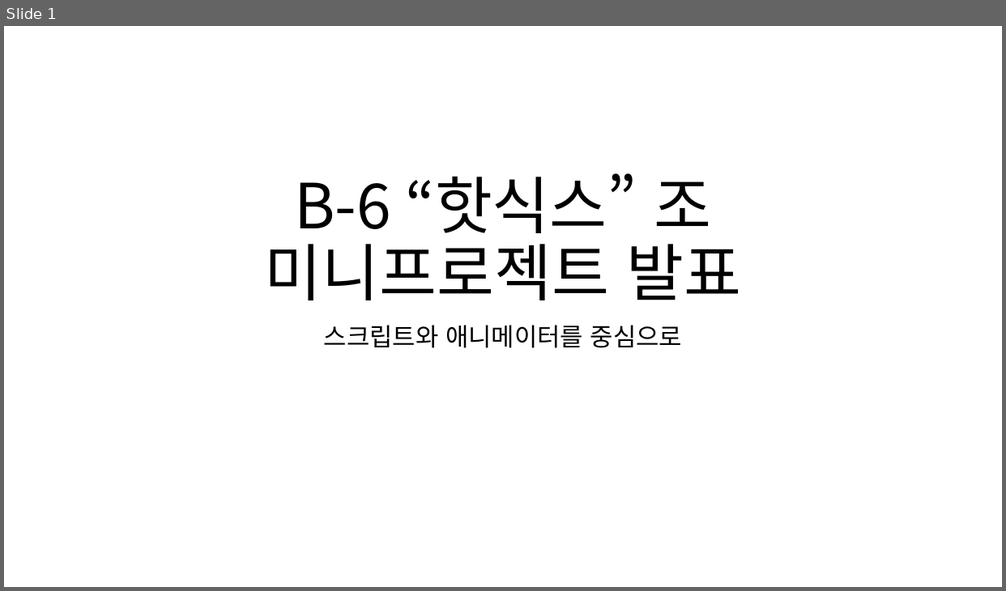
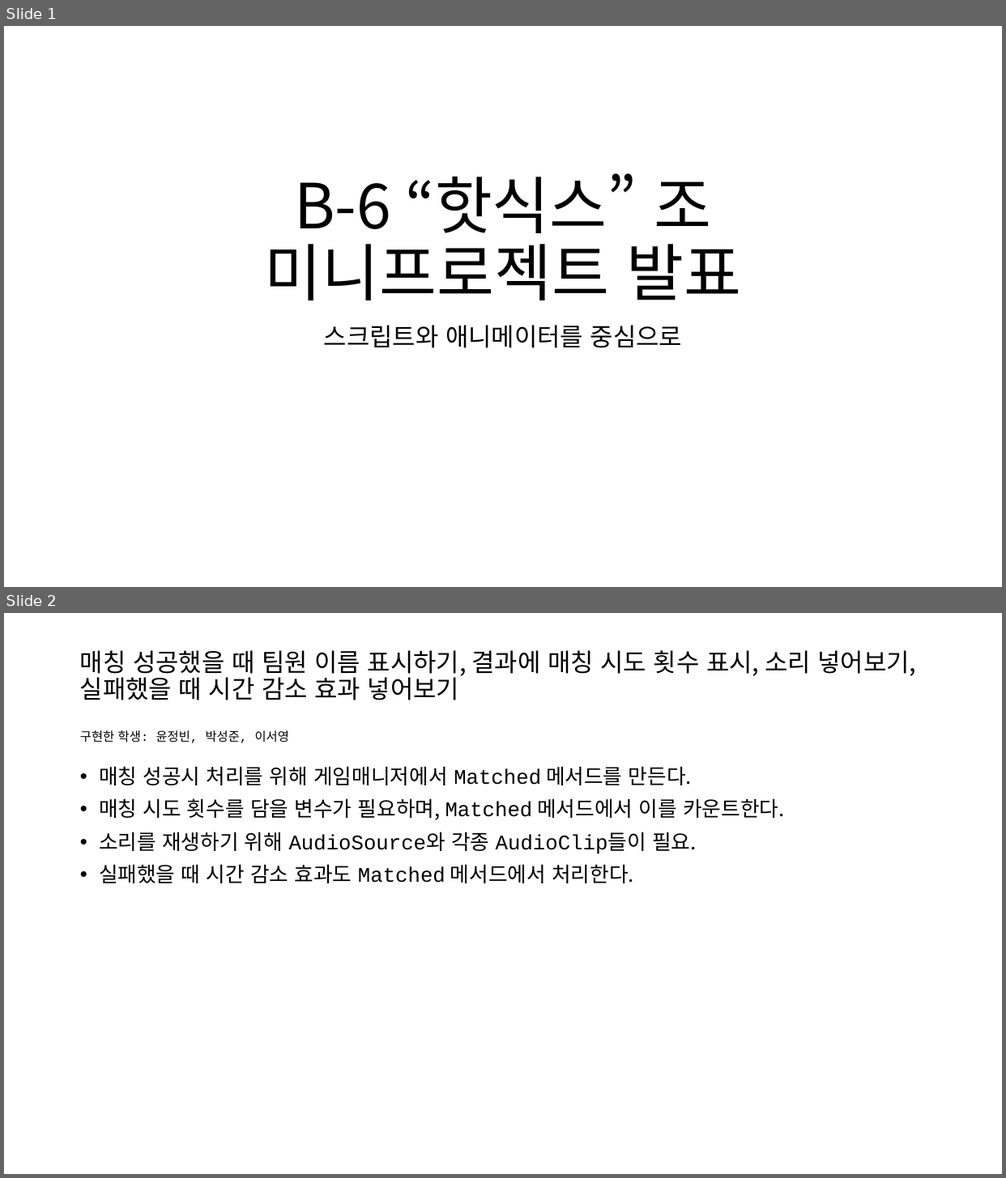
Before and after one commit to EnBalor/CardFlip, a slide deck: B-6 미니프로젝트 발표자료.pptx. Shown one above the other, each under a label of ours: slide 1 before the commit, slides 1 and 2 after it. The pictures are 1006x591 and 1006x1178 pixels, drawn with LibreOffice and Linux fonts; fonts in the diff are those of the drawing. Boxes give left, top, right and bottom in pixels: in the first picture for what was removed or moved away, otherwise in the second. Text is boxed around its words. In the diff, an @@ line names an element or a change of style, - is before the commit and + after.

```diff
--- a/B-6 미니프로젝트 발표자료.pptx
+++ b/B-6 미니프로젝트 발표자료.pptx
@@ slide 2 added at <box>4,613,1002,1174</box>, background #FFFFFF @@
@@ title added at <box>80,650,916,743</box>, 24 pt, text #000000 @@
+매칭 성공했을 때 팀원 이름 표시하기, 결과에 매칭 시도 횟수 표시, 소리 넣어보기, 실패했을 때 시간 감소 효과 넣어보기
+구현한 학생: 윤정빈, 박성준, 이서영
@@ text added at <box>99,766,785,884</box>, 20 pt, text #000000 @@
+• 매칭 성공시 처리를 위해 게임매니저에서 Matched 메서드를 만든다.
+• 매칭 시도 횟수를 담을 변수가 필요하며, Matched 메서드에서 이를 카운트한다.
+• 소리를 재생하기 위해 AudioSource와 각종 AudioClip들이 필요.
+• 실패했을 때 시간 감소 효과도 Matched 메서드에서 처리한다.
```
Also in this commit, not shown: 1 slide changed, 8 other slides added, 1 other file.
